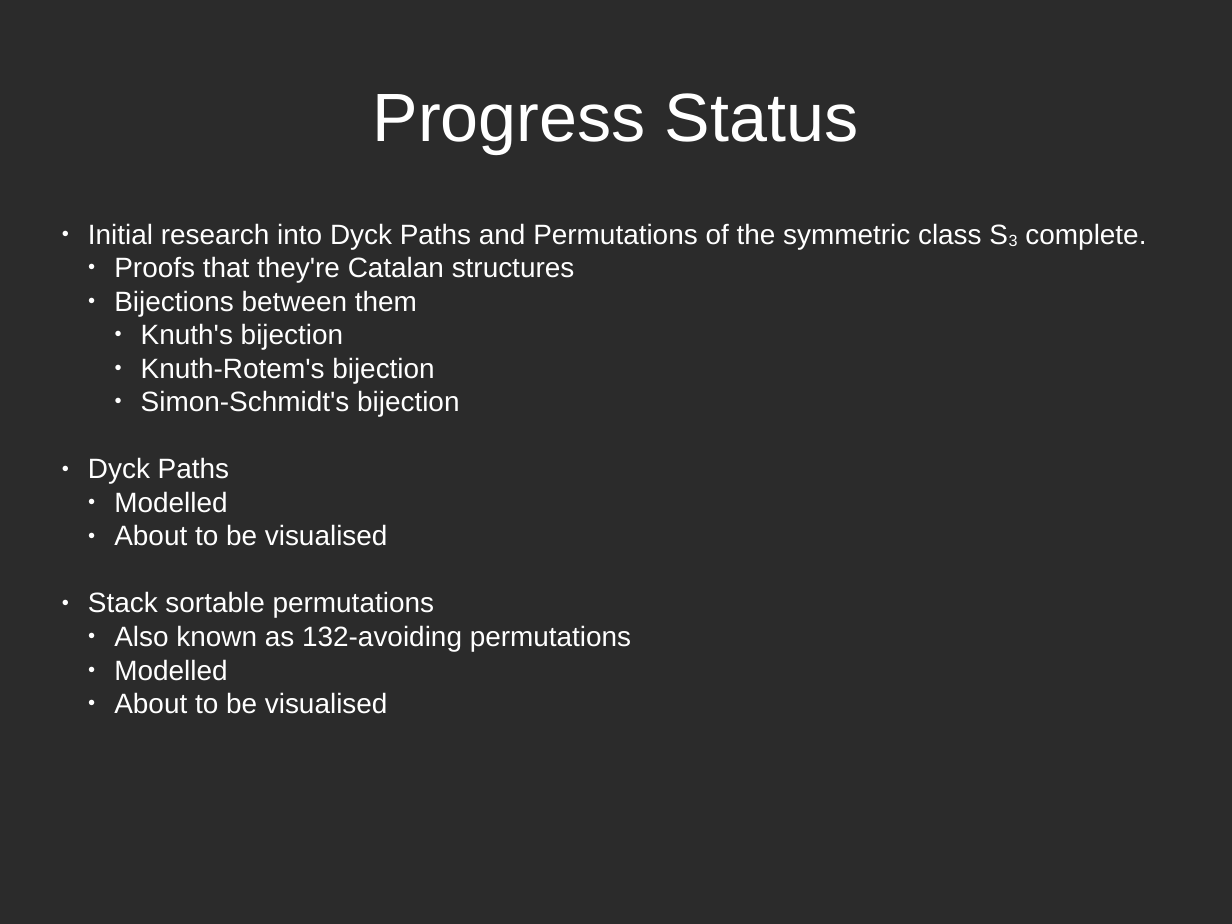
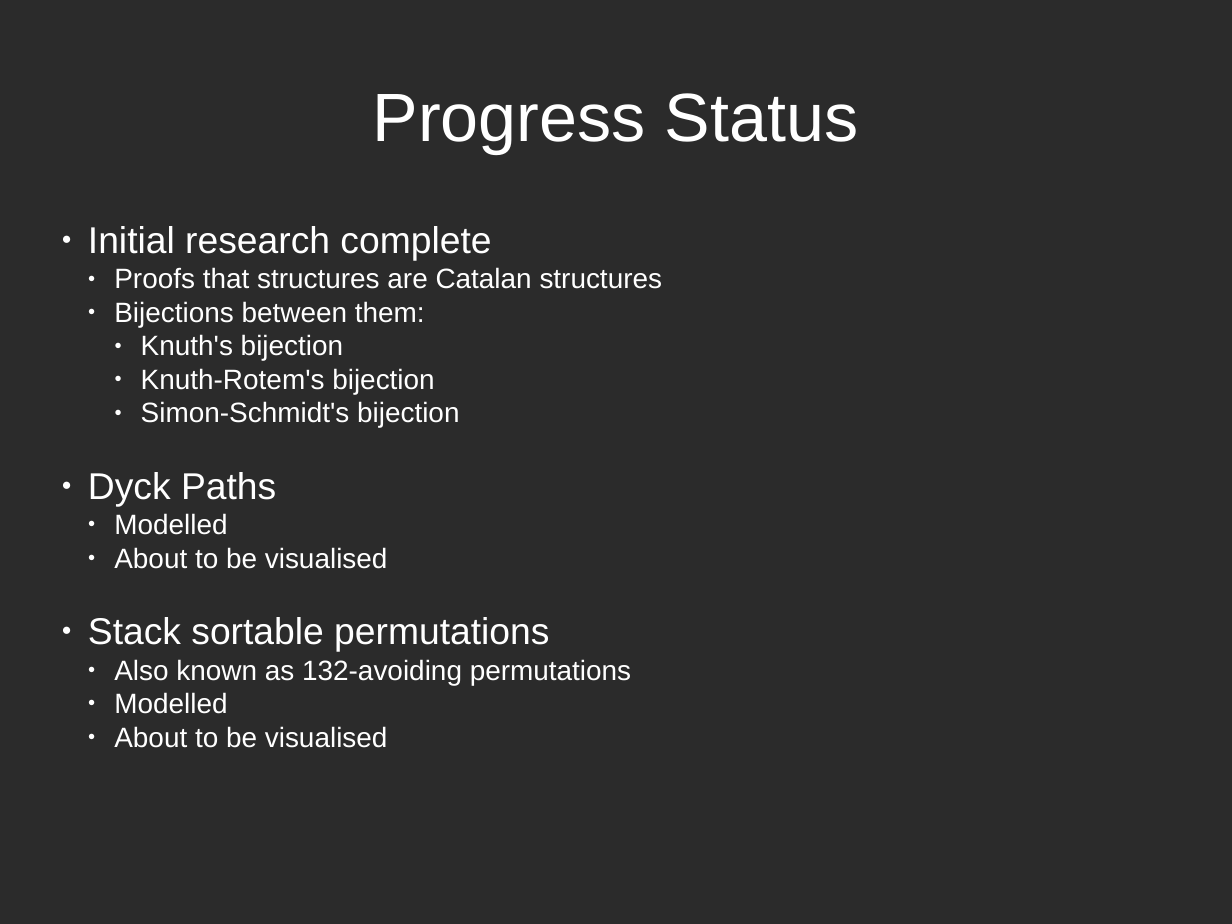
Before and after one commit to patons02/catalan-structures, a slide deck: slide 7 of posterPresentation/posterPresentation.odp. Drawn at 1232x924 pixels with LibreOffice and Linux fonts; fonts in the diff are those of the drawing; background and template pictures are left out; a plain dark background stands for a picture behind light text. Boxes give left, top, right and bottom in pixels: in the first picture for what was removed or moved away, otherwise in the second. Text is boxed around its words. In the diff, an @@ line names an element or a change of style, - is before the commit and + after.

```diff
--- a/posterPresentation/posterPresentation.odp
+++ b/posterPresentation/posterPresentation.odp
@@ text at [88,226,663,327]: text changed @@
-● Initial research into Dyck Paths and Permutations of the symmetric class S3 complete.
-  ● Proofs that they're Catalan structures
-  ● Bijections between them
+● Initial research complete
+  ● Proofs that structures are Catalan structures
+  ● Bijections between them:
@@ text at [88,472,549,652]: size 18 to 24 pt in "Dyck Paths", "Stack sortable permutations" @@
```
Also in this commit, not shown: 9 other slides changed, 1 slide added, 1 other file.
